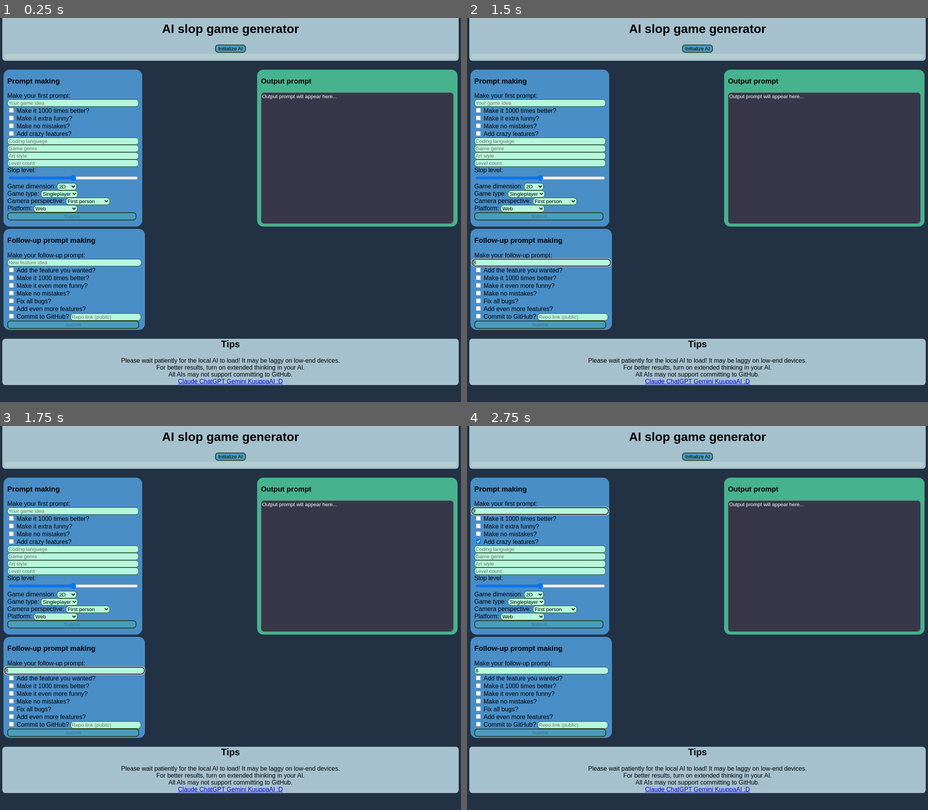
Above: before the commit, frames 1-4 (two rows, left to right).
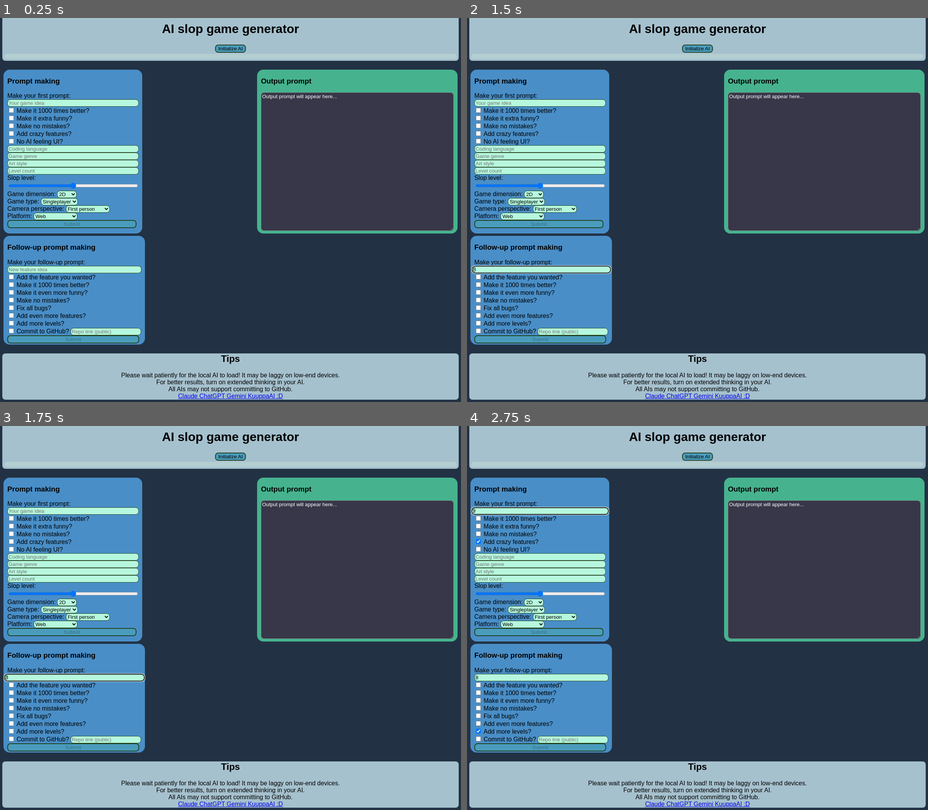
Above: after the commit, the same moments.

Repository: suklaasukkulayt/ai-slop-game-generator
Game: browser game, page index.html
Two runs of this game, one before a commit and one after it. Both use one fixed random seed, a clock stepped at 60 frames per second and the inputs below.
Inputs (mouse positions are in pixels of both pictures, inside the frame that each line leads up to; where the layout moved, square brackets give the same spot in the first picture):
- Up to frame 1 (0.25 s): no input
- Up to frame 2 (1.5 s): click (540, 267) [540, 263] at 1.27 s; type "8" at 1.27 s; tap Enter at 1.3 s
- Up to frame 3 (1.75 s): no input
- Up to frame 4 (2.75 s): click (480, 541) at 1.87 s; click (480, 729) at 2.02 s; click (540, 510) at 2.47 s; type "9" at 2.47 s; tap Enter at 2.5 s

The runs differ from the first frame. In frame 1, 16% of the frame differs, in the area x 0-100%, y 31-100%; in frame 2, 16%; in frame 3, 16%; in frame 4, 16%.

Commit message:
add more prompt making features

Diff:
--- a/index.html
+++ b/index.html
@@ -32,6 +32,8 @@
             <label for="nomistakes"> Make no mistakes?</label><br>
             <input type="checkbox" id="crazyfeatures" name="crazyfeatures" value="true">
             <label for="crazyfeatures"> Add crazy features?</label><br>
+            <input type="checkbox" id="noaiui" name="noaiui" value="true">
+            <label for="noaiui"> No AI feeling UI?</label><br>
             <input placeholder="Coding language" id="clanguage" name="clanguage"><br>
             <input placeholder="Game genre" id="gamegenre" name="gamegenre"><br>
             <input placeholder="Art style" id="artstyle" name="artstyle"><br>
@@ -51,17 +53,18 @@
             </select> <br>
             <label for="cameraperspective">Camera perspective:</label>
             <select name="cameraperspective" id="cameraperspective">
-                <option value="First Person">First person</option>
-                <option value="Second person">Second person</option>
-                <option value="Third person">Third person</option>
-                <option value="Something else">Something else</option>
+                <option value="first Person">First person</option>
+                <option value="second person">Second person</option>
+                <option value="third person">Third person</option>
+                <option value="side view">Side view</option>
+                <option value="something else">Something else</option>
             </select> <br>
             <label for="platform">Platform:</label>
             <select name="platform" id="platform">
-                <option value="Web">Web</option>
-                <option value="Mobile">Mobile</option>
+                <option value="web">Web</option>
+                <option value="mobile">Mobile</option>
                 <option value="PC">PC</option>
-                <option value="Console">Console</option>
+                <option value="console">Console</option>
                 <option value="VR">VR</option>
                 <option value="Something else">Something else</option>
             </select> <br>
@@ -94,6 +97,8 @@
             <label for="fixbugs"> Fix all bugs?</label><br>
             <input type="checkbox" id="morefeatures" name="morefeatures" value="true">
             <label for="morefeatures"> Add even more features?</label><br>
+            <input type="checkbox" id="morelevels" name="morelevels" value="true">
+            <label for="morelevels"> Add more levels?</label><br>
             <input type="checkbox" id="commit" name="commit" value="true">
             <label for="commit"> Commit to GitHub?</label>
             <input placeholder="Repo link (public)" id="repolink" name="repolink"><br>
--- a/script.js
+++ b/script.js
@@ -118,6 +118,7 @@
     const gametype = startFormData.get('gametype');
     const cameraperspective = startFormData.get('cameraperspective');
     const platform = startFormData.get('platform');
+    const noaiui = startFormData.get('noaiui');
 
     output.value = "Make a " + dimension + " " + gametype + " game in " + clanguage + " coding language themed around this: " + gameidea + " and these " + generatedtext + " The game has to inlude everything I just said";
 
@@ -147,6 +148,9 @@
     }
     if (crazyfeatures) {
         output.value += " Also include 10 to 30 CRAZY and super funny features!";
+    }
+    if (noaiui) {
+        output.value += " Also make sure that the UI doesn't look AI generated, make it look human, but still fitting in the theme.";
     }
 
     output.value += " The game has a 'slop' value of " + sloplevel + ". Higher number means more slop, more crazy features and less realistic.";
@@ -176,6 +180,7 @@
     const nomistakes = followupFormData.get('nomistakes2');
     const fixbugs = followupFormData.get('fixbugs');
     const morefeatures = followupFormData.get('morefeatures');
+    const morelevels = followupFormData.get('morelevels');
     const commit = followupFormData.get('commit');
     const repolink = followupFormData.get('repolink');
 
@@ -215,6 +220,13 @@
             output.value += "add EVEN MORE features"
         } else {
             output.value += ", add EVEN MORE features"
+        }
+    }
+    if (morelevels) {
+        if (output.value === "Now do these changes: \n"){
+            output.value += "add more levels and content"
+        } else {
+            output.value += ", add more levels and content"
         }
     }
     }
--- a/style.css
+++ b/style.css
@@ -7,8 +7,8 @@
 }
 
 textarea {
-    height: 335px;
-    min-height: 335px;
+    height: 353px;
+    min-height: 353px;
     width: 100%;
     max-width: 700px;
     white-space: pre-line;
